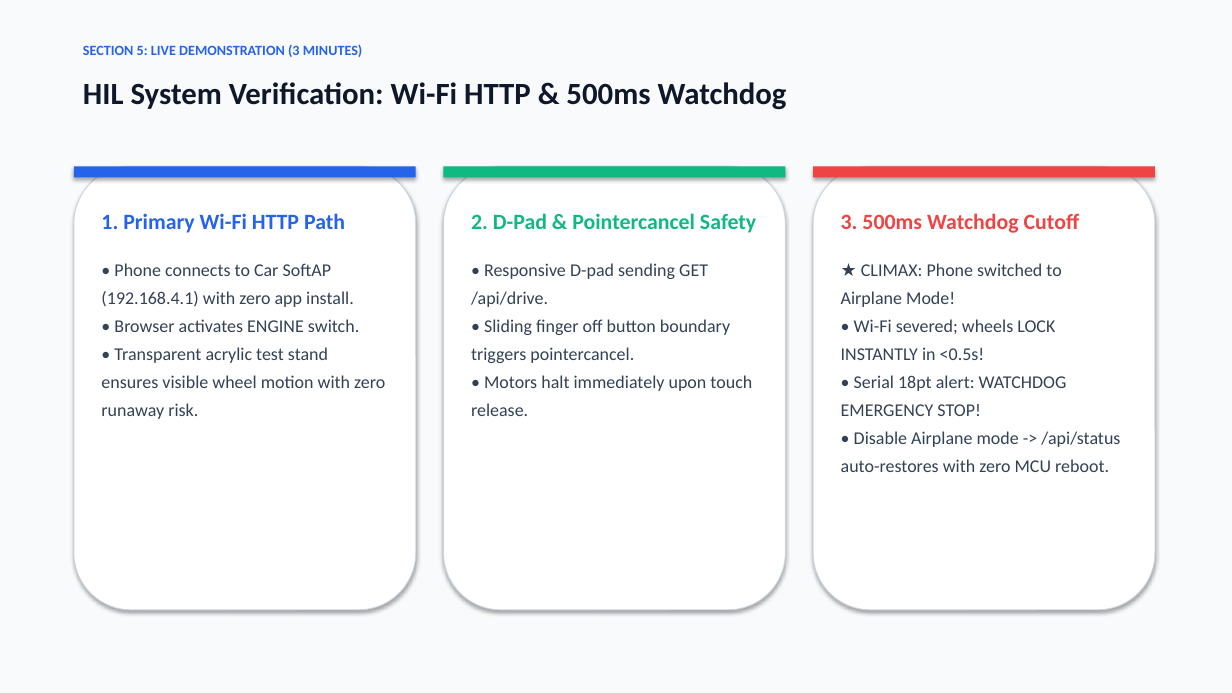
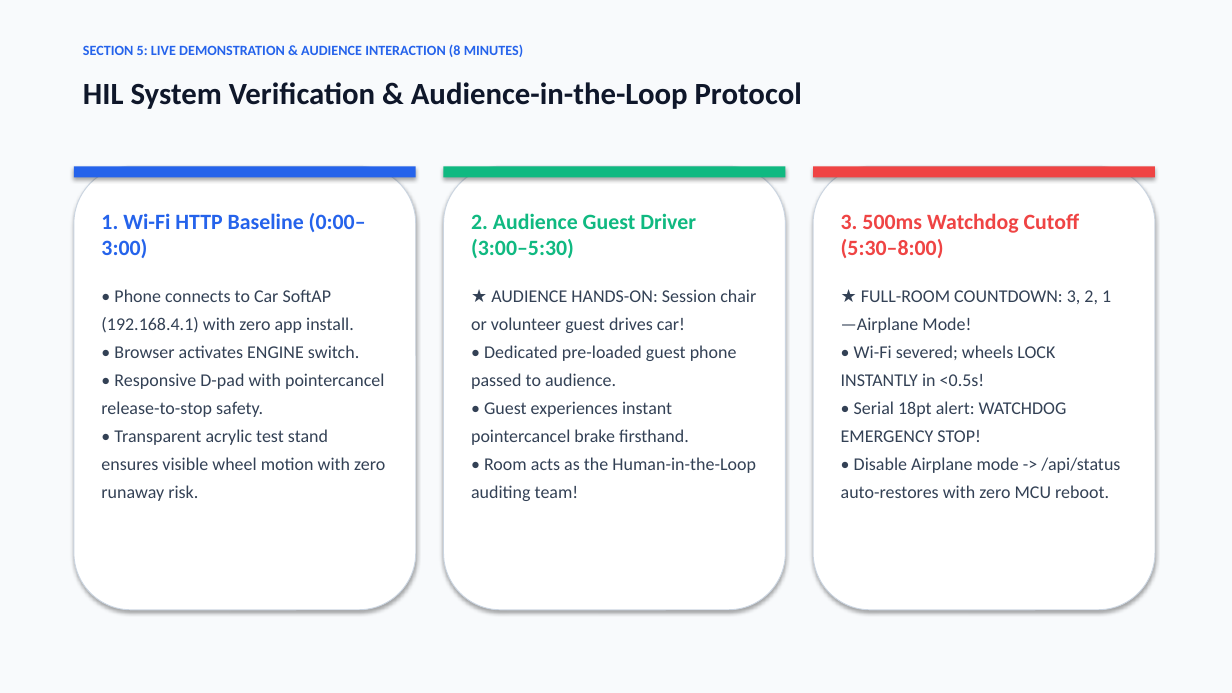
Before and after one commit to ChenYuiLiang/vibe-coding-car-monorepo, a slide deck: slide 11 of docs/SSIM2026_Oral_Presentation.pptx. Drawn at 1232x693 pixels with LibreOffice and Linux fonts; fonts in the diff are those of the drawing. Boxes give left, top, right and bottom in pixels: in the first picture for what was removed or moved away, otherwise in the second. Text is boxed around its words. In the diff, an @@ line names an element or a change of style, - is before the commit and + after.

Commit message:
docs(ssim2026): expand live demo to 8 mins with audience interaction and 25-min overall budget [skip ci]

```diff
--- a/docs/SSIM2026_Oral_Presentation.pptx
+++ b/docs/SSIM2026_Oral_Presentation.pptx
@@ text at bbox=[83, 44, 524, 57]: text changed @@
-SECTION 5: LIVE DEMONSTRATION (3 MINUTES)
+SECTION 5: LIVE DEMONSTRATION & AUDIENCE INTERACTION (8 MINUTES)
@@ text at bbox=[83, 82, 802, 109]: text changed @@
-HIL System Verification: Wi-Fi HTTP & 500ms Watchdog
+HIL System Verification & Audience-in-the-Loop Protocol
@@ text at bbox=[101, 213, 385, 501]: text changed @@
-1. Primary Wi-Fi HTTP Path
-• Phone connects to Car SoftAP (192.168.4.1) with zero app install.
-• Browser activates ENGINE switch.
-• Transparent acrylic test stand ensures visible wheel motion with zero runaway risk.
+1. Wi-Fi HTTP Baseline (0:00–3:00)
+• Phone connects to Car SoftAP (192.168.4.1) with zero app install.
+• Browser activates ENGINE switch.
+• Responsive D-pad with pointercancel release-to-stop safety.
+• Transparent acrylic test stand ensures visible wheel motion with zero runaway risk.
@@ text at bbox=[471, 213, 756, 501]: text changed @@
-2. D-Pad & Pointercancel Safety
-• Responsive D-pad sending GET /api/drive.
-• Sliding finger off button boundary triggers pointercancel.
-• Motors halt immediately upon touch release.
+2. Audience Guest Driver (3:00–5:30)
+★ AUDIENCE HANDS-ON: Session chair or volunteer guest drives car!
+• Dedicated pre-loaded guest phone passed to audience.
+• Guest experiences instant pointercancel brake firsthand.
+• Room acts as the Human-in-the-Loop auditing team!
@@ text at bbox=[841, 213, 1120, 498]: text changed @@
-3. 500ms Watchdog Cutoff
-★ CLIMAX: Phone switched to Airplane Mode!
-• Wi-Fi severed; wheels LOCK INSTANTLY in <0.5s!
-• Serial 18pt alert: WATCHDOG EMERGENCY STOP!
-• Disable Airplane mode -> /api/status auto-restores with zero MCU reboot.
+3. 500ms Watchdog Cutoff (5:30–8:00)
+★ FULL-ROOM COUNTDOWN: 3, 2, 1—Airplane Mode!
+• Wi-Fi severed; wheels LOCK INSTANTLY in <0.5s!
+• Serial 18pt alert: WATCHDOG EMERGENCY STOP!
+• Disable Airplane mode -> /api/status auto-restores with zero MCU reboot.
```
Also in this commit, not shown: 1 other slide changed, 6 other files.
